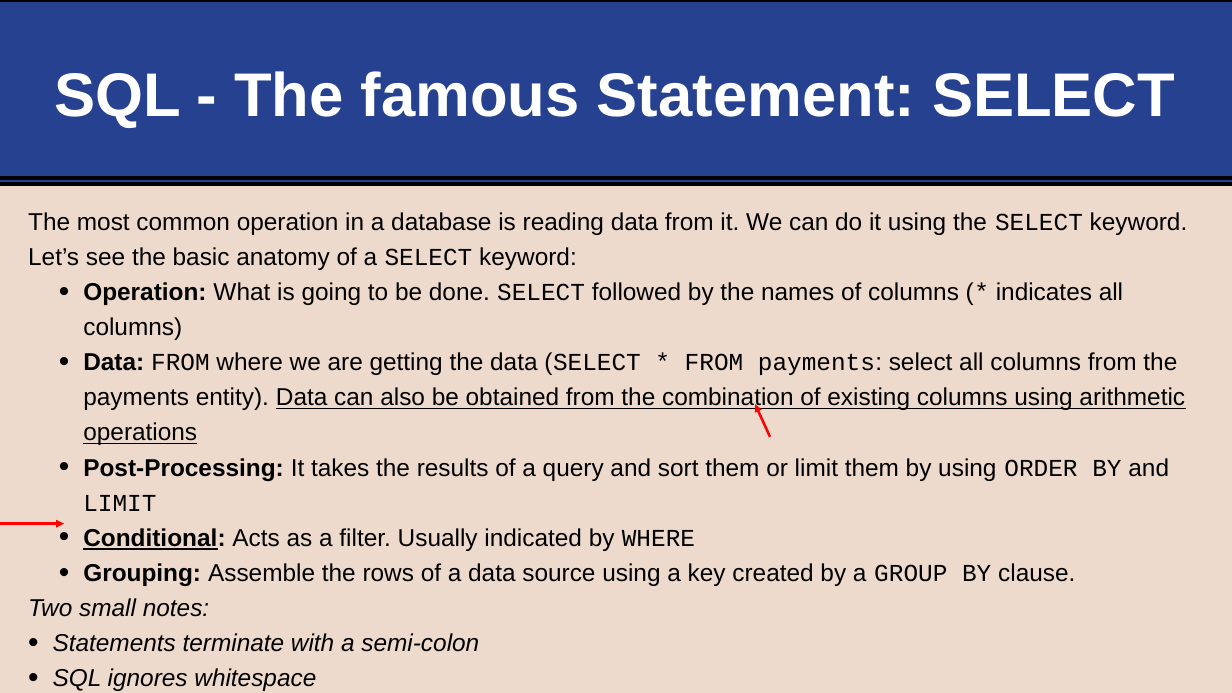
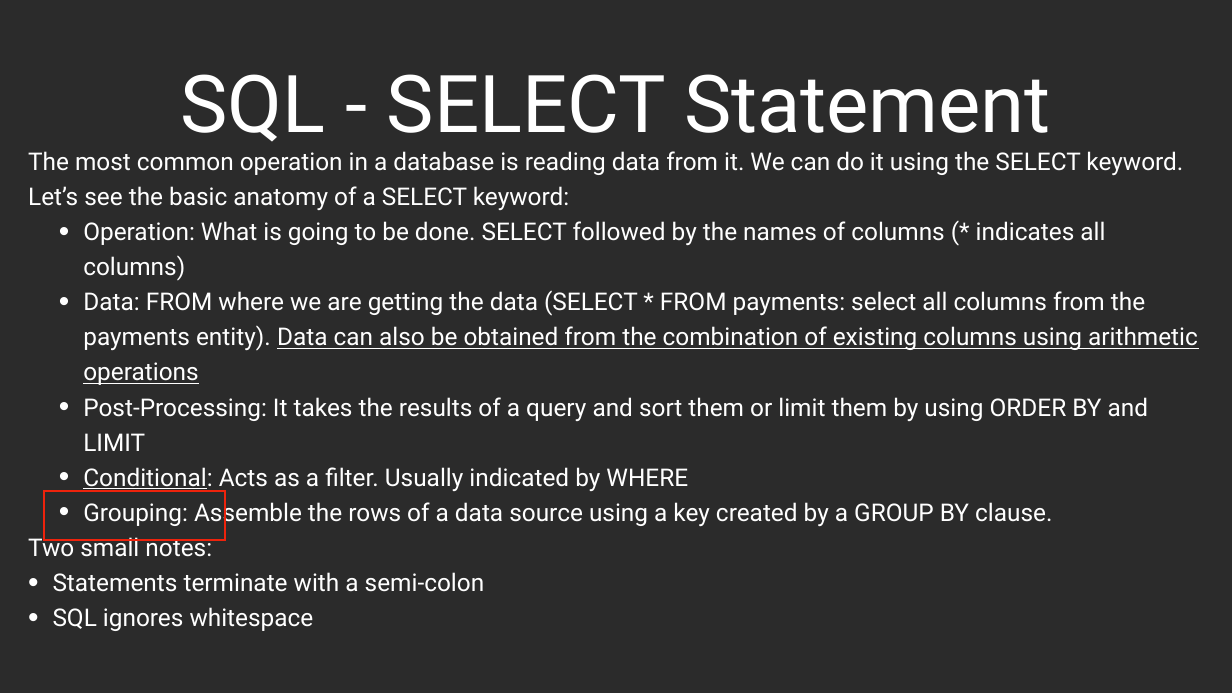
Before and after one commit to life-efficient/Data-Engineering, a slide deck: slide 17 of 2. SQL/1. SQL Basics/1. SQL Basics.pptx (slide 16 before the commit). Drawn at 1232x693 pixels with LibreOffice and Linux fonts; fonts in the diff are those of the drawing; background and template pictures are left out; a plain dark background stands for a picture behind light text. Boxes give left, top, right and bottom in pixels: in the first picture for what was removed or moved away, otherwise in the second. Text is boxed around its words. In the diff, an @@ line names an element or a change of style, - is before the commit and + after.

```diff
--- a/2. SQL/1. SQL Basics/1. SQL Basics.pptx
+++ b/2. SQL/1. SQL Basics/1. SQL Basics.pptx
@@ background #EDDACC to picture (left out) @@
@@ rectangle removed at (x1=0, y1=0, x2=1232, y2=184) @@
@@ title "SQL - SELECT Statement" at (x1=180, y1=74, x2=1051, y2=142): vertical alignment middle to bottom @@
@@ title at (x1=180, y1=74, x2=1051, y2=142): text changed; size 96 to 124.2 pt; font Arial to Roboto; bold off @@
-SQL - The famous Statement: SELECT
+SQL - SELECT Statement
@@ text "The most common operation in ..." moved from (x1=28, y1=212, x2=1188, y2=691) to (x1=28, y1=151, x2=1198, y2=631) @@
@@ text "The most common operation in ..." at (x1=28, y1=151, x2=1198, y2=631): font Arial to Roboto in "The most common operation in a database ...", "Operation: What is going to be done. ...", "Data: where we are getting the data ...", "Post-Processing: It takes the results of a ..." and 5 more places; font Courier New to Roboto in "SELECT SELECT", "SELECT (*", "FROM (SELECT * FROM payments:", "ORDER BY LIMIT" and 2 more places; text colour #000000 to #FFFFFF; bold off in "Operation:", "Data:", "Post-Processing:", "Conditional:" and 1 more places; italic off in "Two small notes:", "Statements terminate with a semi-colon", "SQL ignores whitespace" @@
@@ line removed from (0, 178) to (1232, 178) @@
@@ arrow removed from (770, 437) to (755, 404) @@
@@ rectangle added at (x1=44, y1=491, x2=225, y2=540), outline #EE230C 3 pt @@
@@ arrow removed from (0, 524) to (64, 524) @@
```
Also in this commit, not shown: 23 other slides changed, 4 slides added, 3 slides removed, 1 other file.
